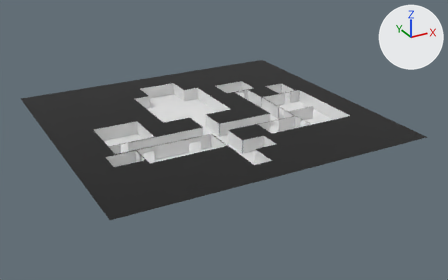
Renders of the FBX model Assets/hml_zhenya/asssets_all/BLOCKout_1.fbx from each side of a commit.
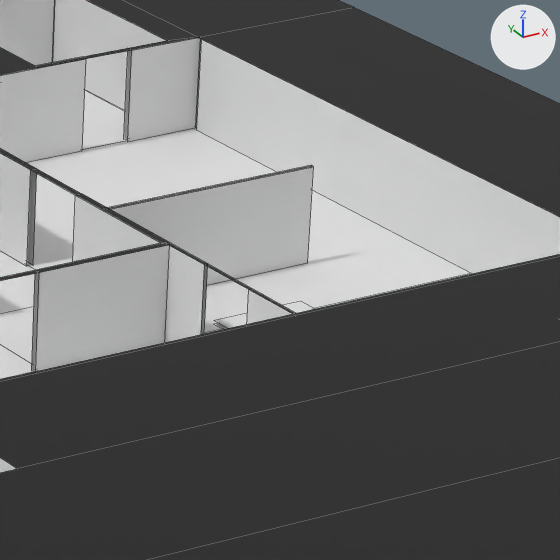
There are two pictures of each version: one whole from a 50 mm lens placed at (-260.0, -105.3, 53.6), pointed at (-198.8, 6.0, -2.0), one close up on the part from 61% to 77% of the width and 31% to 56% of the height. Every picture has the same lights, and +X, +Y and +Z are marked at upper right. The close-ups show mesh edges as thin lines. Where no turn or scale is listed for an object, it has been applied to the vertices.
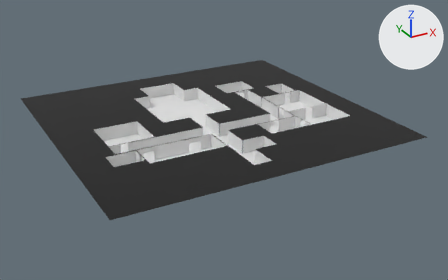
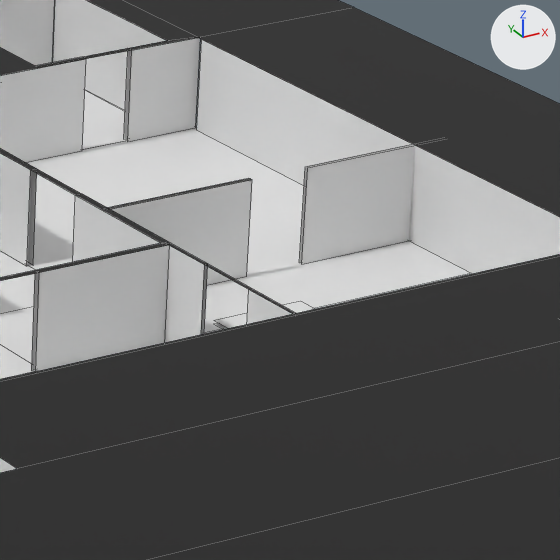
Changed parts and their boxes (x1, y1, x2, y2) in the close-ups (560 x 560 px):
'Cube.158', reshaped (30% narrower, 9% shorter)
    before: (110, 167, 314, 285)
    after: (110, 178, 252, 285)
'Cube.251', added
    after: (299, 144, 415, 264)

Edits to the bpy script that builds the scene:
```text
Change me_cube_201:
    where me_cube_201.from_pydata(...)  # 8 vertices, 2 faces; spans x -25.94..-18.73, y 12.94..13.06, z 0.0..3.0
    used by ob_cube_158; location = (-158.0, -10.0, 0.0)
    verts and faces of me_cube_201; kept vertices keep their numbers, new ones are numbered from 8
    before: 0 (-25.94, 12.94, 0.0), 1 (-25.94, 12.94, 3.0) at pixel (106, 209), 2 (-25.94, 13.06, 0.0), 3 (-18.73, 12.94, 0.0) at pixel (307, 262), 4 (-18.73, 13.06, 0.0)
    before: 5 (-18.73, 12.94, 3.0) at pixel (313, 166), 6 (-18.73, 13.06, 3.0) at pixel (311, 165), 7 (-25.94, 13.06, 3.0) at pixel (104, 208)
    me_cube_201 part 1
    add delete_vertices([*range(3, 7)])  # with the faces that use them
    add for new, old in zip([*range(8, 12)], [0, 1, 2, 7]): verts[new] = verts[old] + (5.05, 0.0, 0.0)
    add faces += [(0, 8, 9, 1), (2, 7, 11, 10)]
Add me_cube_202:
    me_cube_202.from_pydata([(-25.94, 12.94, 0.0), (-25.94, 12.94, 3.0), (-25.94, 13.06, 0.0), (-25.94, 13.06, 3.0), (-20.89, 13.06, 3.0), (-20.89, 13.06, 0.0), (-20.89, 12.94, 0.0), (-20.89, 12.94, 3.0)], [], [(6, 7, 1, 0), (2, 3, 4, 5)])
    me_cube_202.materials.append(mat_material_003)  # white #e7e7e7
Add ob_cube_251:
    ob_cube_251 = bpy.data.objects.new('Cube.251', me_cube_202)
    ob_cube_251.location = (-151.0, -10.0, 0.0)
```
